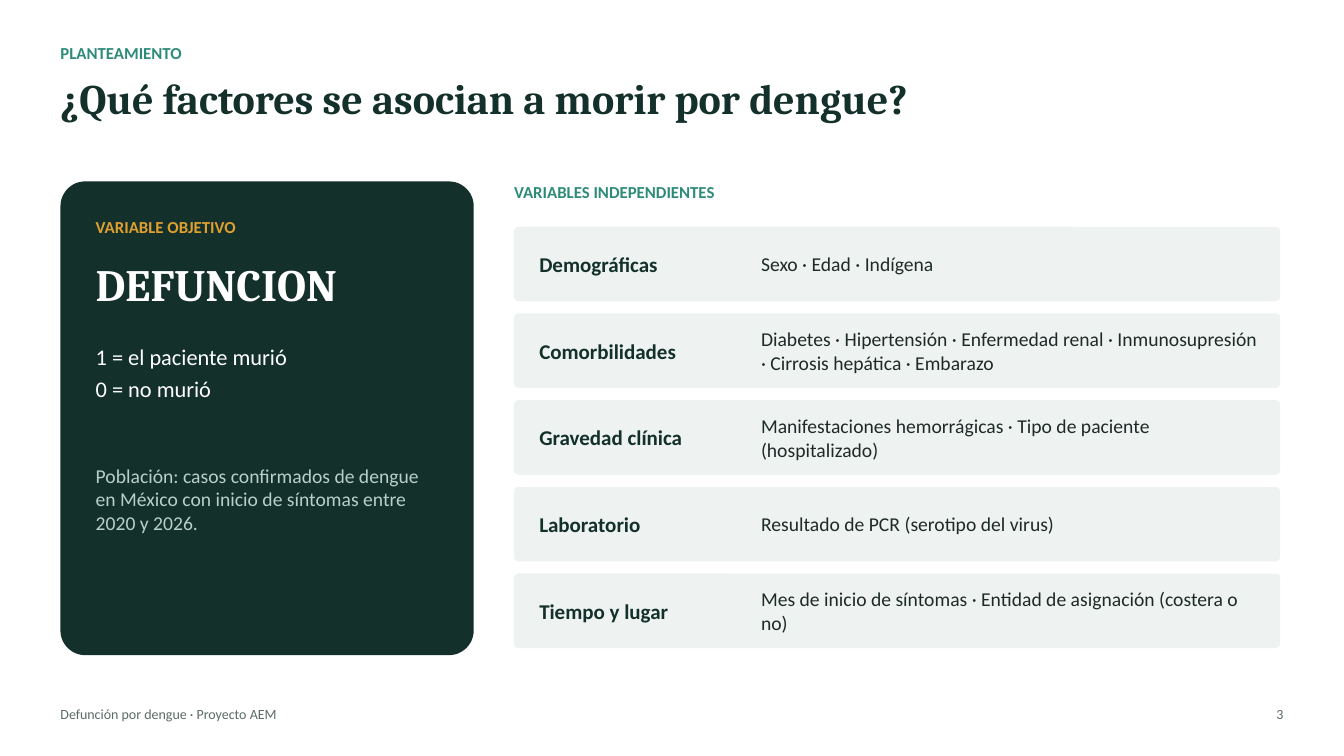
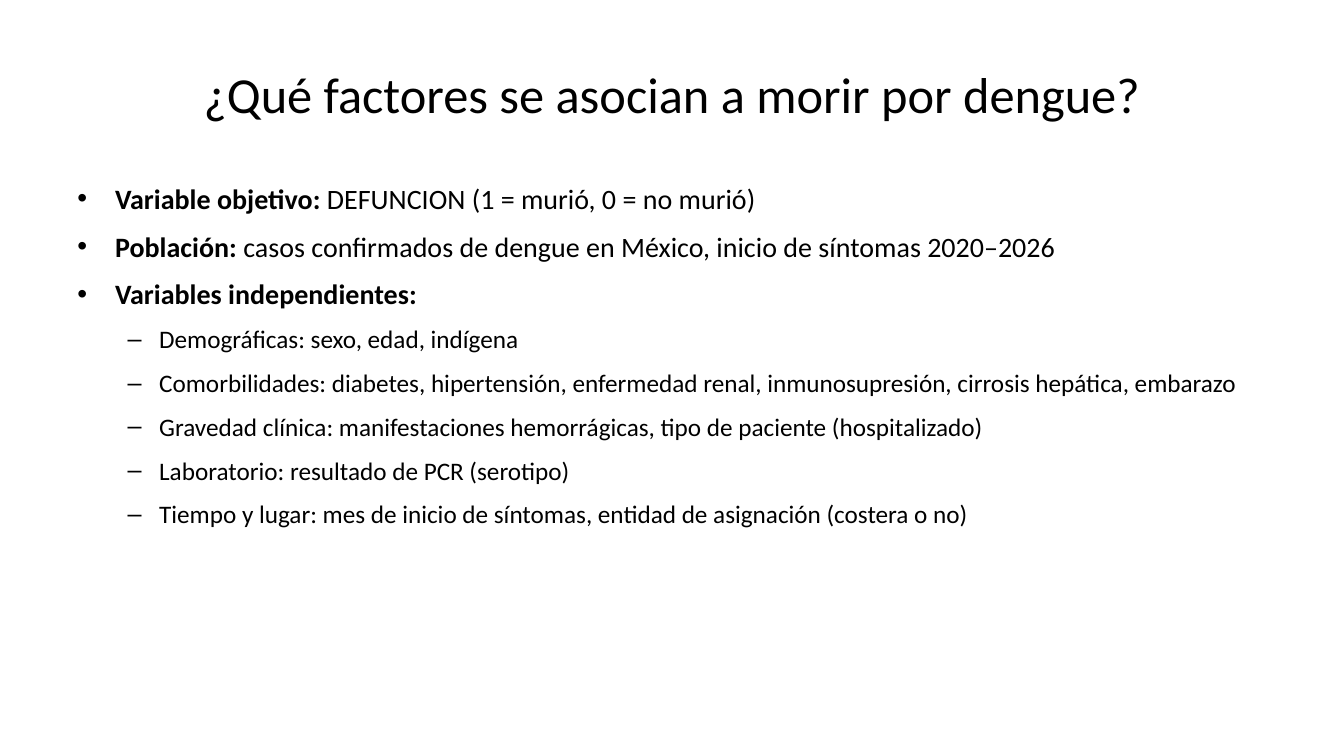
Before and after one commit to lbeltran-dev/Modelo-de-Regresion-Logistica-Para-Defuncion-Por-Dengue, a slide deck: slide 3 of presentacion/Presentacion_Dengue.pptx. Drawn at 1344x756 pixels with LibreOffice and Linux fonts; fonts in the diff are those of the drawing. Boxes give left, top, right and bottom in pixels: in the first picture for what was removed or moved away, otherwise in the second. Text is boxed around its words. In the diff, an @@ line names an element or a change of style, - is before the commit and + after.

```diff
--- a/presentacion/Presentacion_Dengue.pptx
+++ b/presentacion/Presentacion_Dengue.pptx
@@ text removed at box(60, 48, 181, 59) @@
-PLANTEAMIENTO
@@ title "¿Qué factores se asocian a ...": place and size @@
-title "¿Qué factores se asocian a ..." at box(60, 84, 907, 124)
+title "¿Qué factores se asocian a ..." at box(204, 78, 1140, 122)
@@ title "¿Qué factores se asocian a ..." at box(204, 78, 1140, 122): size 30 to 36 pt, font Cambria to Calibri, text colour #13302B to #000000, bold off; alignment left to centre; less space between paragraphs; vertical alignment top to middle @@
@@ rounded rectangle removed at box(60, 181, 474, 655) @@
@@ text added at box(115, 188, 1236, 528), 18 pt, text #000000 @@
+• Variable objetivo: DEFUNCION (1 = murió, 0 = no murió)
+• Población: casos confirmados de dengue en México, inicio de síntomas 2020–2026
+• Variables independientes:
+  – Demográficas: sexo, edad, indígena
+  – Comorbilidades: diabetes, hipertensión, enfermedad renal, inmunosupresión, cirrosis hepática, embarazo
+  – Gravedad clínica: manifestaciones hemorrágicas, tipo de paciente (hospitalizado)
+  – Laboratorio: resultado de PCR (serotipo)
+  – Tiempo y lugar: mes de inicio de síntomas, entidad de asignación (costera o no)
@@ text removed at box(514, 187, 715, 198) @@
-VARIABLES INDEPENDIENTES
@@ text removed at box(96, 222, 235, 233) @@
-VARIABLE OBJETIVO
@@ rounded rectangle removed at box(514, 227, 1280, 301) @@
@@ text removed at box(539, 257, 657, 276) @@
-Demográficas
@@ text removed at box(761, 257, 934, 275) @@
-Sexo · Edad · Indígena
@@ text removed at box(96, 270, 337, 302) @@
-DEFUNCION
@@ rounded rectangle removed at box(514, 314, 1280, 388) @@
@@ text removed at box(96, 349, 287, 397) @@
-1 = el paciente murió
-0 = no murió
@@ text removed at box(539, 344, 676, 359) @@
-Comorbilidades
@@ text removed at box(761, 332, 1256, 373) @@
-Diabetes · Hipertensión · Enfermedad renal · Inmunosupresión · Cirrosis hepática · Embarazo
@@ rounded rectangle removed at box(514, 400, 1280, 475) @@
@@ text removed at box(761, 419, 1150, 460) @@
-Manifestaciones hemorrágicas · Tipo de paciente (hospitalizado)
@@ text removed at box(539, 430, 682, 445) @@
-Gravedad clínica
@@ text removed at box(96, 469, 419, 533) @@
-Población: casos confirmados de dengue en México con inicio de síntomas entre 2020 y 2026.
@@ rounded rectangle removed at box(514, 487, 1280, 562) @@
@@ text removed at box(539, 517, 640, 532) @@
-Laboratorio
@@ text removed at box(761, 517, 1054, 534) @@
-Resultado de PCR (serotipo del virus)
@@ rounded rectangle removed at box(514, 574, 1280, 648) @@
@@ text removed at box(761, 592, 1237, 633) @@
-Mes de inicio de síntomas · Entidad de asignación (costera o no)
@@ text removed at box(539, 604, 668, 623) @@
-Tiempo y lugar
@@ text removed at box(60, 709, 277, 722) @@
-Defunción por dengue · Proyecto AEM
@@ text removed at box(1276, 710, 1283, 719) @@
-3
```
Also in this commit, not shown: 16 other slides changed, 27 slides added, 1 slide removed, 1 other file.
